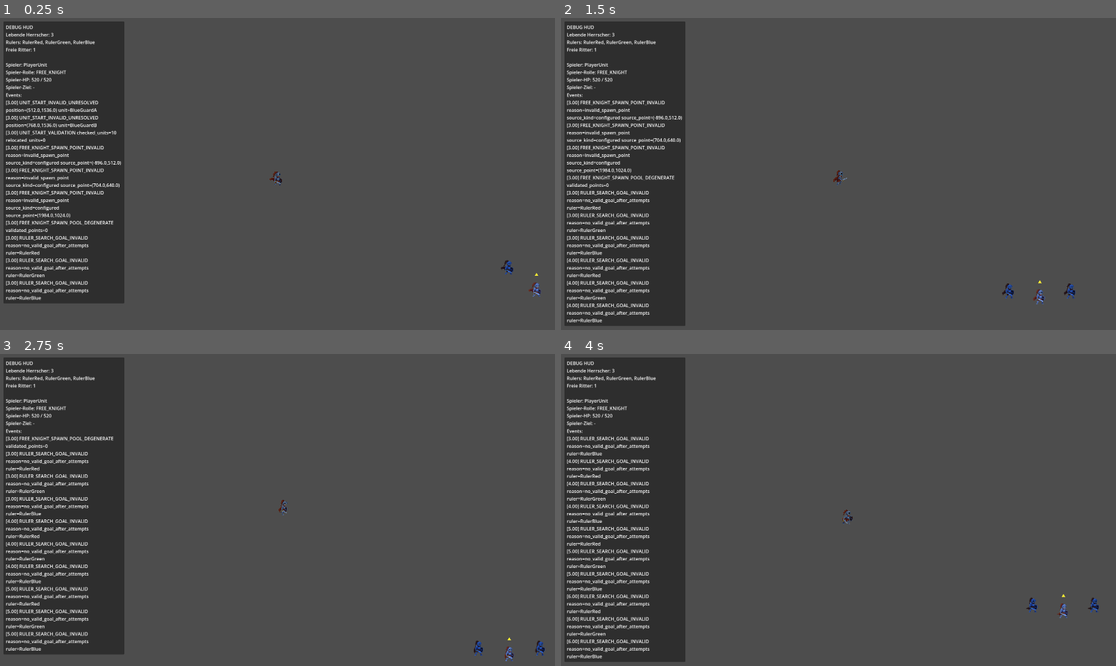
Above: before the commit, frames 1-4 (two rows, left to right).
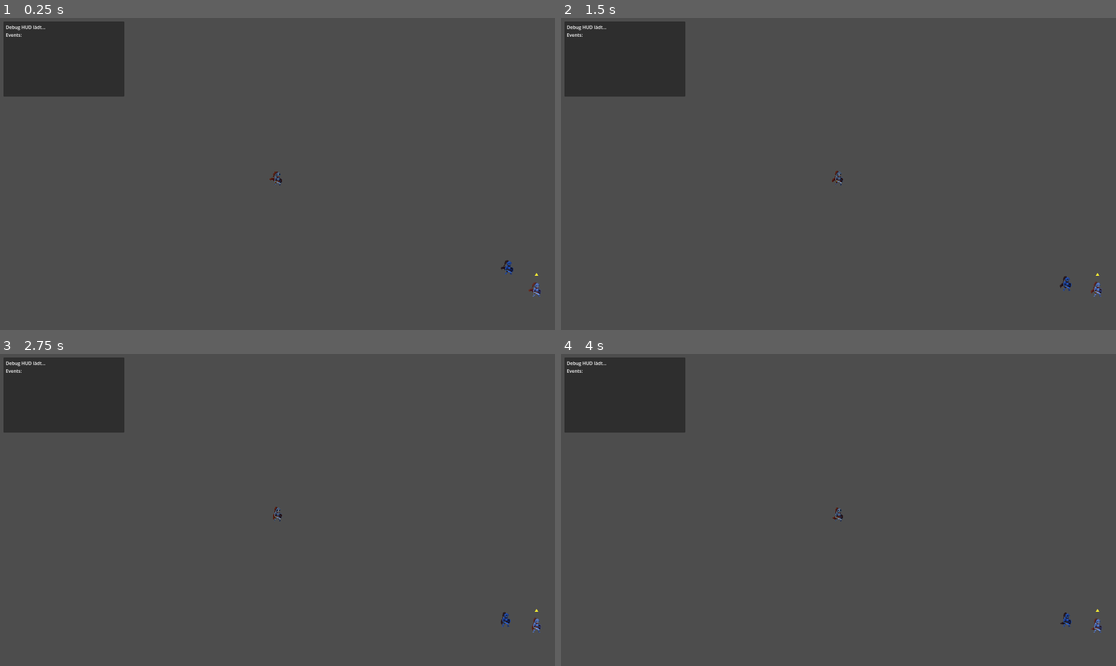
Above: after the commit, the same moments.

Repository: cblab/kingslayer
Game: Godot game, scene res://scenes/Main.tscn
Same seed, same stepped clock (60 frames per second), same inputs: the game is played once before the commit and once after it.
Inputs (mouse positions are in pixels of both pictures, inside the frame that each line leads up to):
- Up to frame 1 (0.25 s): no input
- Up to frame 2 (1.5 s): move the mouse to (960, 158) at 0.52 s; click (960, 158) at 0.67 s; move the mouse to (727, 189) at 1.27 s; click (727, 189) at 1.42 s
- Up to frame 3 (2.75 s): move the mouse to (333, 441) at 2.02 s; click (333, 441) at 2.17 s
- Up to frame 4 (4 s): move the mouse to (810, 572) at 2.77 s; click (810, 572) at 2.92 s; move the mouse to (1005, 556) at 3.52 s; click (1005, 556) at 3.67 s

The runs differ from the first frame. In frame 1, 14% of the frame differs, in the area x 0-23%, y 2-92%; in frame 2, 15%; in frame 3, 15%; in frame 4, 16%, in the area x 0-98%, y 2-99%.
Error after the commit: Parse Error: Cannot infer the type of "inside_ground" variable because the value doesn't have a set type. (res://scripts/world.gd:235)

Commit message:
Fix world terrain layers without external environment tileset

Diff:
--- a/scenes/World.tscn
+++ b/scenes/World.tscn
@@ -2,12 +2,10 @@
 
 [ext_resource type="Script" uid="uid://ddghdp5h632d3" path="res://scripts/world.gd" id="1_world_script"]
 [ext_resource type="PackedScene" path="res://scenes/units/Unit.tscn" id="2_unit_scene"]
-[ext_resource type="TileSet" path="res://assets/Terrain/Tileset/environment_tileset.tres" id="3_environment_tileset"]
 
 [node name="World" type="Node2D" unique_id=422315232]
 script = ExtResource("1_world_script")
 y_sort_enabled = true
-environment_tileset = ExtResource("3_environment_tileset")
 
 [node name="Environment" type="Node2D" parent="." unique_id=613762835]
 z_index = -100
@@ -16,38 +14,30 @@
 
 [node name="Water" type="TileMapLayer" parent="Environment/MapLayers"]
 z_index = 0
-tile_set = ExtResource("3_environment_tileset")
 
 [node name="FoamRocks" type="TileMapLayer" parent="Environment/MapLayers"]
 z_index = 5
-tile_set = ExtResource("3_environment_tileset")
 
 [node name="Ground" type="TileMapLayer" parent="Environment/MapLayers"]
 z_index = 10
-tile_set = ExtResource("3_environment_tileset")
 
 [node name="Shadows" type="TileMapLayer" parent="Environment/MapLayers"]
 z_index = 15
-tile_set = ExtResource("3_environment_tileset")
 
 [node name="Plateau" type="TileMapLayer" parent="Environment/MapLayers"]
 z_index = 20
 y_sort_enabled = true
-tile_set = ExtResource("3_environment_tileset")
 
 [node name="PropsGround" type="TileMapLayer" parent="Environment/MapLayers"]
 z_index = 40
 y_sort_enabled = true
-tile_set = ExtResource("3_environment_tileset")
 
 [node name="PropsPlateau" type="TileMapLayer" parent="Environment/MapLayers"]
 z_index = 50
 y_sort_enabled = true
-tile_set = ExtResource("3_environment_tileset")
 
 [node name="Clouds" type="TileMapLayer" parent="Environment/MapLayers"]
 z_index = 60
-tile_set = ExtResource("3_environment_tileset")
 
 [node name="TerrainCollision" type="Node2D" parent="Environment"]
 
--- a/scripts/world.gd
+++ b/scripts/world.gd
@@ -1,3 +1,4 @@
+@tool
 extends Node2D
 
 @export var world_stabilize_interval: float = 0.4
@@ -10,7 +11,6 @@
 	Vector2(704.0, 640.0),
 	Vector2(1984.0, 1024.0),
 ])
-@export var environment_tileset: TileSet
 
 var _stabilize_cooldown: float = 0.0
 var _debug_hud_cooldown: float = 0.0
@@ -21,7 +21,6 @@
 var _validated_periodic_free_knight_spawn_points: PackedVector2Array = PackedVector2Array()
 var _spawn_rng := RandomNumberGenerator.new()
 var _map_layers_ready_logged: bool = false
-var _environment_tileset_state_logged: bool = false
 var _arena_walkable_cells: Array[Vector2i] = []
 var _arena_walkable_cell_set: Dictionary = {}
 var _arena_walkable_rect: Rect2 = Rect2()
@@ -37,7 +36,9 @@
 const _ENV_COLLIDERS_ROOT_NAME := "TerrainCollision"
 const _ENVIRONMENT_ROOT_Z_INDEX := -100
 const _ENV_TILE_SIZE := Vector2i(64, 64)
-const _DEFAULT_ENV_TILESET_PATH := "res://assets/Terrain/Tileset/environment_tileset.tres"
+const _WATER_TEXTURE_PATH := "res://assets/Terrain/Tileset/Water Background color.png"
+const _GROUND_TEXTURE_PATH := "res://assets/Terrain/Tileset/Tilemap_color3.png"
+const _SHADOW_TEXTURE_PATH := "res://assets/Terrain/Tileset/Shadow.png"
 const _START_ANCHOR_PLAYER := "player"
 const _START_ANCHOR_RULER_RED := "ruler_red"
 const _START_ANCHOR_RULER_GREEN := "ruler_green"
@@ -63,6 +64,10 @@
 @onready var _debug_status_label: Label = $DebugHud/Panel/Margin/Content/StatusLabel
 @onready var _debug_events_label: Label = $DebugHud/Panel/Margin/Content/EventsLabel
 
+
+func _enter_tree() -> void:
+	_setup_map_infrastructure()
+
 func _ready() -> void:
 	_spawn_rng.randomize()
 	_periodic_spawn_cooldown = periodic_free_knight_spawn_interval
@@ -98,9 +103,9 @@
 
 func _setup_map_infrastructure() -> void:
 	var layers := _ensure_map_layers()
-	var environment_setup := _load_environment_tileset()
-	_apply_environment_tileset_to_layers(environment_setup.get("tileset", null) as TileSet)
-	_log_environment_tileset_state(environment_setup)
+	var tileset := _create_base_tileset()
+	_apply_tileset_to_layers(layers, tileset)
+	_ensure_editor_basemap(layers)
 	_log_editor_tilemap_state(layers)
 	_rebuild_environment_colliders_from_tiles(layers)
 
@@ -165,36 +170,38 @@
 		environment_root.add_child(colliders_root)
 	return colliders_root
 
-func _load_environment_tileset() -> Dictionary:
-	var result := {
-		"status": "missing",
-		"ready": false,
-		"tileset": null,
-		"source_path": "",
-		"missing_assets": [],
-	}
-
-	if environment_tileset != null:
-		result["status"] = "ready"
-		result["ready"] = true
-		result["tileset"] = environment_tileset
-		result["source_path"] = "<exported>"
-		return result
-
-	var default_tileset := load(_DEFAULT_ENV_TILESET_PATH) as TileSet
-	if default_tileset != null:
-		result["status"] = "ready"
-		result["ready"] = true
-		result["tileset"] = default_tileset
-		result["source_path"] = _DEFAULT_ENV_TILESET_PATH
-		return result
-
-	result["status"] = "missing"
-	result["missing_assets"] = _get_missing_environment_asset_paths()
-	return result
-
-func _apply_environment_tileset_to_layers(tileset: TileSet) -> void:
-	var layers := _ensure_map_layers()
+func _create_base_tileset() -> TileSet:
+	var tileset := TileSet.new()
+	tileset.tile_size = _ENV_TILE_SIZE
+
+	var water_source := _create_atlas_source(_WATER_TEXTURE_PATH)
+	var ground_source := _create_atlas_source(_GROUND_TEXTURE_PATH)
+	var shadow_source := _create_atlas_source(_SHADOW_TEXTURE_PATH)
+	var cliff_source := _create_atlas_source(_GROUND_TEXTURE_PATH)
+
+	if water_source != null:
+		tileset.add_source(water_source, 0)
+	if ground_source != null:
+		tileset.add_source(ground_source, 1)
+	if shadow_source != null:
+		tileset.add_source(shadow_source, 2)
+	if cliff_source != null:
+		tileset.add_source(cliff_source, 3)
+
+	return tileset
+
+func _create_atlas_source(texture_path: String) -> TileSetAtlasSource:
+	var texture := load(texture_path) as Texture2D
+	if texture == null:
+		return null
+
+	var source := TileSetAtlasSource.new()
+	source.texture = texture
+	source.texture_region_size = _ENV_TILE_SIZE
+	source.create_tile(Vector2i.ZERO)
+	return source
+
+func _apply_tileset_to_layers(layers: Dictionary, tileset: TileSet) -> void:
 	for layer_name in layers.keys():
 		var layer := layers[layer_name] as TileMapLayer
 		if layer == null:
@@ -202,31 +209,42 @@
 		layer.tile_set = tileset
 		layer.fix_invalid_tiles()
 
-func _log_environment_tileset_state(environment_setup: Dictionary) -> void:
-	if _environment_tileset_state_logged:
-		return
-
-	var status := str(environment_setup.get("status", "missing"))
-	match status:
-		"ready":
-			var tileset := environment_setup.get("tileset", null) as TileSet
-			log_event("ENVIRONMENT_TILESET_READY", {
-				"source": str(environment_setup.get("source_path", "")),
-				"source_count": tileset.get_source_count() if tileset != null else 0,
-			})
-		_:
-			log_event("ENVIRONMENT_TILESET_MISSING", {
-				"missing_asset_count": (environment_setup.get("missing_assets", []) as Array).size(),
-			})
-
-	_environment_tileset_state_logged = true
-
-func _get_missing_environment_asset_paths() -> Array[String]:
-	var missing: Array[String] = []
-	for path in [_DEFAULT_ENV_TILESET_PATH]:
-		if not ResourceLoader.exists(path):
-			missing.append(path)
-	return missing
+func _ensure_editor_basemap(layers: Dictionary) -> void:
+	if not _map_layers_have_tiles(layers):
+		_paint_default_arena(layers)
+
+func _paint_default_arena(layers: Dictionary) -> void:
+	var water_layer := layers.get("Water", null) as TileMapLayer
+	var ground_layer := layers.get("Ground", null) as TileMapLayer
+	var shadow_layer := layers.get("Shadows", null) as TileMapLayer
+	var cliff_layer := _get_plateau_layer(layers)
+	if water_layer == null or ground_layer == null or shadow_layer == null or cliff_layer == null:
+		return
+
+	var half_w := 30
+	var half_h := 20
+	var inner_w := 24
+	var inner_h := 15
+	var cliff_w := 27
+	var cliff_h := 18
+
+	for y in range(-half_h, half_h + 1):
+		for x in range(-half_w, half_w + 1):
+			var cell := Vector2i(x, y)
+			water_layer.set_cell(cell, 0, Vector2i.ZERO, 0)
+			var inside_ground := abs(x) <= inner_w and abs(y) <= inner_h
+			var on_cliff_ring := abs(x) <= cliff_w and abs(y) <= cliff_h and not inside_ground
+			if inside_ground:
+				ground_layer.set_cell(cell, 1, Vector2i.ZERO, 0)
+				if abs(x) >= inner_w - 1 or abs(y) >= inner_h - 1:
+					shadow_layer.set_cell(cell, 2, Vector2i.ZERO, 0)
+			elif on_cliff_ring:
+				cliff_layer.set_cell(cell, 3, Vector2i.ZERO, 0)
+
+	water_layer.notify_runtime_tile_data_update()
+	ground_layer.notify_runtime_tile_data_update()
+	shadow_layer.notify_runtime_tile_data_update()
+	cliff_layer.notify_runtime_tile_data_update()
 
 func _log_editor_tilemap_state(layers: Dictionary) -> void:
 	var used_counts := {}
